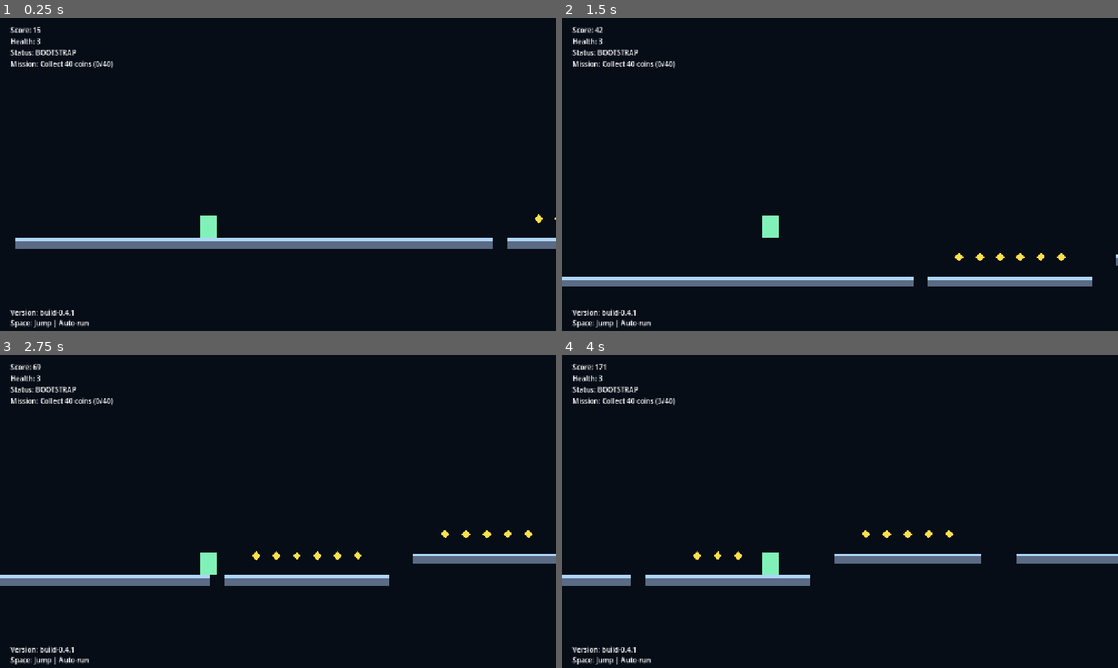
Above: before the commit, frames 1-4 (two rows, left to right).
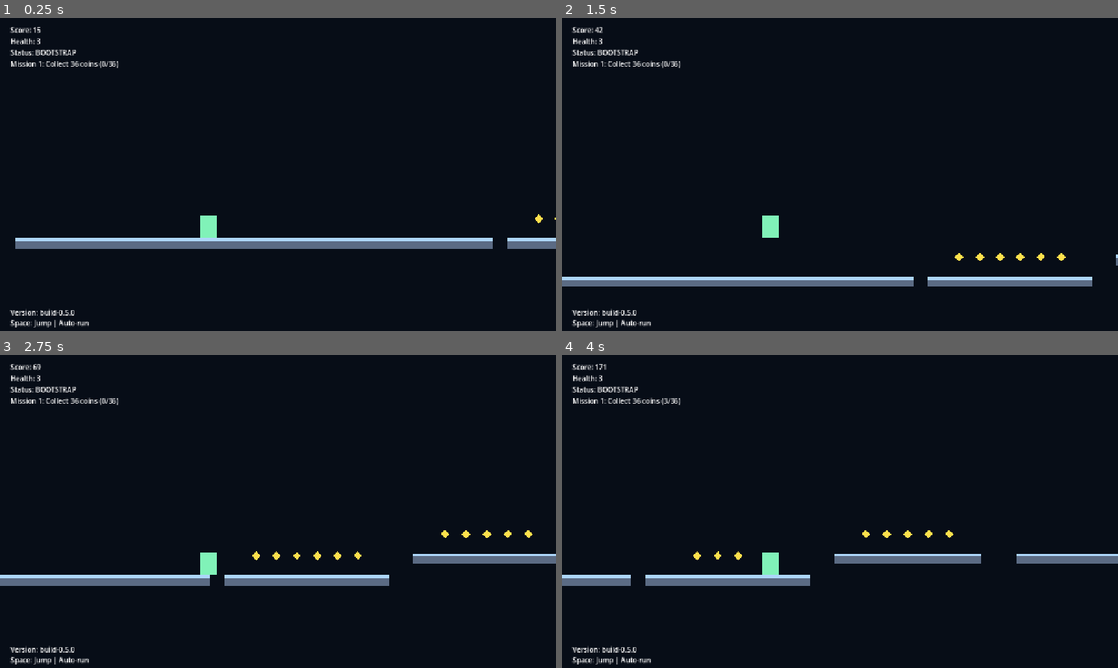
Above: after the commit, the same moments.

Repository: DKE-DEV-33/Endless-Runner-Redux
Game: Godot game, scene res://scenes/Main.tscn
The game is run twice, just before and just after one commit, with the same random seed, the same clock (stepped at 60 frames per second) and the same inputs.
Inputs:
- Up to frame 1 (0.25 s): no input
- Up to frame 2 (1.5 s): tap Space (jump) at 0.77 s
- Up to frame 3 (2.75 s): tap Space (jump) at 1.52 s
- Up to frame 4 (4 s): tap Space (jump) at 3.02, 3.77 s

The runs differ from the first frame. In frame 1, 0.2% of the frame differs, in the area x 6-22%, y 13-96%; in frame 2, 0.2%; in frame 3, 0.2%; in frame 4, 0.2%.

Commit message:
Expand mission chaining and add structured hazard spawn patterns

Diff:
--- a/scenes/Main.tscn
+++ b/scenes/Main.tscn
@@ -69,4 +69,4 @@
 offset_top = 666.0
 offset_right = 500.0
 offset_bottom = 694.0
-text = "Version: build-0.4.1"
+text = "Version: build-0.5.0"
--- a/scripts/main.gd
+++ b/scripts/main.gd
@@ -1,5 +1,5 @@
 extends Node2D
-const BUILD_VERSION: String = "build-0.4.1"
+const BUILD_VERSION: String = "build-0.5.0"
 
 const PLATFORM_THICKNESS: float = 24.0
 const PLAYER_AHEAD_SPAWN: float = 1650.0
@@ -15,6 +15,7 @@
 const RIFT_MIN_SECONDS: float = 16.0
 const RIFT_MAX_SECONDS: float = 28.0
 const RIFT_DURATION: float = 6.0
+const MISSION_BONUS_BASE: int = 500
 
 const LANE_Y: Array[float] = [448.0, 398.0, 352.0, 308.0]
 
@@ -35,6 +36,9 @@
 var health: int = 3
 var mission_target: int = 40
 var mission_progress: int = 0
+var mission_tier: int = 1
+var mission_completed: bool = false
+var mission_complete_until: float = 0.0
 var last_lane: int = START_LANE
 var run_seconds: float = 0.0
 
@@ -86,6 +90,7 @@
 			_spawn_segment()
 
 	_update_mission_progress()
+	_tick_mission_chain()
 	mission_label.text = _mission_text()
 
 	_cleanup_old()
@@ -176,22 +181,53 @@
 		add_child(coin)
 
 func _place_hazards(x: float, y: float, width: float, lane: int) -> void:
-	if lane > 1:
-		return
-	var hazard_count: int = 1 if width < 340.0 else 2
+	if lane > 2:
+		return
+	if width < 260.0 and rng.randf() < 0.5:
+		return
+
+	var pattern_roll: float = rng.randf()
 	if rift_active:
-		hazard_count += 1
-	for i: int in hazard_count:
-		var skip_chance: float = 0.45
-		if rift_active:
-			skip_chance = 0.22
-		if rng.randf() < skip_chance:
-			continue
-		var hx: float = x + rng.randf_range(80.0, maxf(100.0, width - 80.0))
-		var hy: float = y - (PLATFORM_THICKNESS * 0.5) - 12.0
-		var hazard: Area2D = _create_hazard(Vector2(hx, hy))
-		hazards.append(hazard)
-		add_child(hazard)
+		pattern_roll += 0.18
+
+	if pattern_roll < 0.34:
+		_spawn_hazard_single(x, y, width)
+	elif pattern_roll < 0.72:
+		_spawn_hazard_pair(x, y, width)
+	else:
+		_spawn_hazard_gate(x, y, width)
+
+	if rift_active and width > 320.0 and rng.randf() < 0.45:
+		var spike_x: float = x + rng.randf_range(120.0, width - 90.0)
+		_spawn_hazard_at(Vector2(spike_x, y - (PLATFORM_THICKNESS * 0.5) - 18.0))
+
+func _spawn_hazard_single(x: float, y: float, width: float) -> void:
+	if rng.randf() < 0.35:
+		return
+	var hx: float = x + clampf(width * rng.randf_range(0.40, 0.70), 82.0, width - 82.0)
+	_spawn_hazard_at(Vector2(hx, y - (PLATFORM_THICKNESS * 0.5) - 18.0))
+
+func _spawn_hazard_pair(x: float, y: float, width: float) -> void:
+	if width < 290.0:
+		_spawn_hazard_single(x, y, width)
+		return
+	var first_x: float = x + clampf(width * rng.randf_range(0.28, 0.38), 80.0, width - 160.0)
+	var second_x: float = x + clampf(width * rng.randf_range(0.62, 0.74), 160.0, width - 80.0)
+	_spawn_hazard_at(Vector2(first_x, y - (PLATFORM_THICKNESS * 0.5) - 18.0))
+	_spawn_hazard_at(Vector2(second_x, y - (PLATFORM_THICKNESS * 0.5) - 18.0))
+
+func _spawn_hazard_gate(x: float, y: float, width: float) -> void:
+	if width < 330.0:
+		_spawn_hazard_pair(x, y, width)
+		return
+	var center: float = x + clampf(width * rng.randf_range(0.55, 0.72), 160.0, width - 160.0)
+	_spawn_hazard_at(Vector2(center - 38.0, y - (PLATFORM_THICKNESS * 0.5) - 18.0))
+	_spawn_hazard_at(Vector2(center + 38.0, y - (PLATFORM_THICKNESS * 0.5) - 18.0))
+
+func _spawn_hazard_at(pos: Vector2) -> void:
+	var hazard: Area2D = _create_hazard(pos)
+	hazards.append(hazard)
+	add_child(hazard)
 
 func _create_coin(pos: Vector2) -> Area2D:
 	var area: Area2D = Area2D.new()
@@ -298,18 +334,25 @@
 		rift_until = run_seconds + RIFT_DURATION
 
 func _init_mission() -> void:
-	mission_type = rng.randi_range(0, 2)
+	mission_completed = false
+	mission_complete_until = 0.0
+	var next_type: int = rng.randi_range(0, 2)
+	if mission_tier > 1 and next_type == mission_type:
+		next_type = (next_type + 1 + rng.randi_range(0, 1)) % 3
+	mission_type = next_type
 	mission_progress = 0
+	mission_no_hit_start_x = player.global_position.x
 	match mission_type:
 		MissionType.COINS:
-			mission_target = 40
+			mission_target = mini(92, 28 + (mission_tier * 8))
 		MissionType.SURVIVE_TIME:
-			mission_target = 75
+			mission_target = mini(130, 35 + (mission_tier * 10))
 		MissionType.NO_HIT_DISTANCE:
-			mission_target = 2200
+			mission_target = mini(5200, 900 + (mission_tier * 420))
+	info_label.text = "Mission %d live | Space: Jump | Auto-run" % mission_tier
 
 func _update_mission_progress() -> void:
-	if mission_progress >= mission_target:
+	if mission_completed:
 		return
 	match mission_type:
 		MissionType.COINS:
@@ -320,17 +363,27 @@
 			mission_progress = mini(mission_target, int(player.global_position.x - mission_no_hit_start_x))
 
 	if mission_progress >= mission_target:
-		# Mission completion bonus.
-		bonus_score += 500
-		info_label.text = "Mission complete! +500 | Space: Jump | Auto-run"
+		mission_completed = true
+		mission_complete_until = run_seconds + 2.0
+		var reward: int = MISSION_BONUS_BASE + ((mission_tier - 1) * 75)
+		bonus_score += reward
+		info_label.text = "Mission %d complete! +%d" % [mission_tier, reward]
+
+func _tick_mission_chain() -> void:
+	if not mission_completed:
+		return
+	if run_seconds < mission_complete_until:
+		return
+	mission_tier += 1
+	_init_mission()
 
 func _mission_text() -> String:
 	var suffix: String = " (Complete)" if mission_progress >= mission_target else ""
 	match mission_type:
 		MissionType.COINS:
-			return "Mission: Collect %d coins (%d/%d)%s" % [mission_target, mission_progress, mission_target, suffix]
+			return "Mission %d: Collect %d coins (%d/%d)%s" % [mission_tier, mission_target, mission_progress, mission_target, suffix]
 		MissionType.SURVIVE_TIME:
-			return "Mission: Survive %ds (%d/%d)%s" % [mission_target, mission_progress, mission_target, suffix]
+			return "Mission %d: Survive %ds (%d/%d)%s" % [mission_tier, mission_target, mission_progress, mission_target, suffix]
 		MissionType.NO_HIT_DISTANCE:
-			return "Mission: No-hit %dpx (%d/%d)%s" % [mission_target, mission_progress, mission_target, suffix]
+			return "Mission %d: No-hit %dpx (%d/%d)%s" % [mission_tier, mission_target, mission_progress, mission_target, suffix]
 	return "Mission: --"
